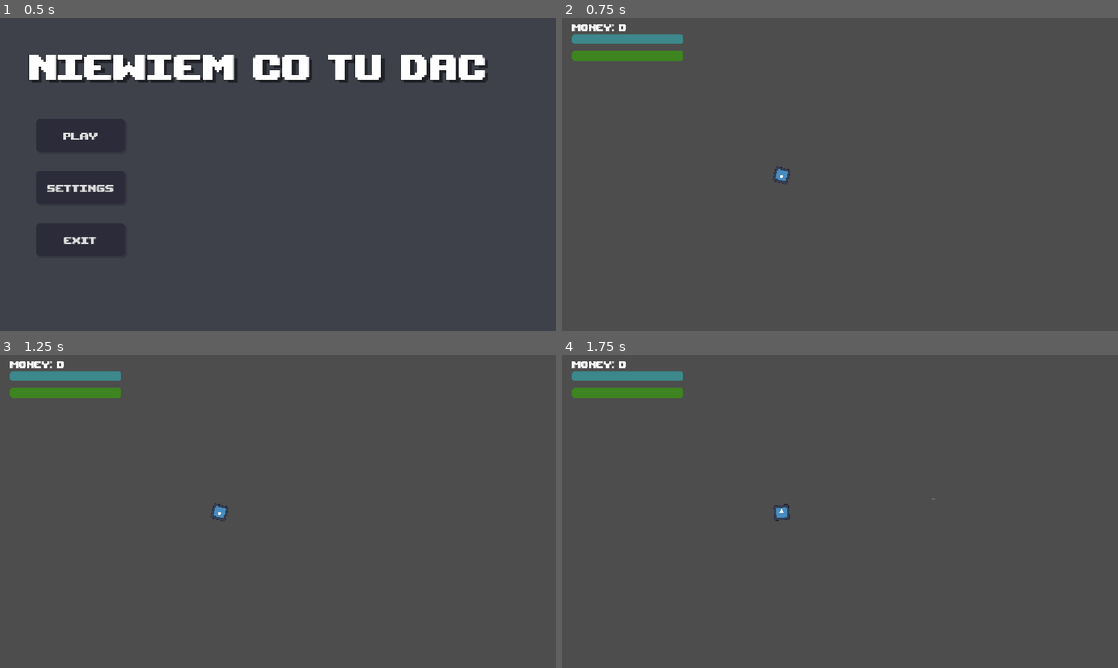
Above: before the commit, frames 1-4 (two rows, left to right).
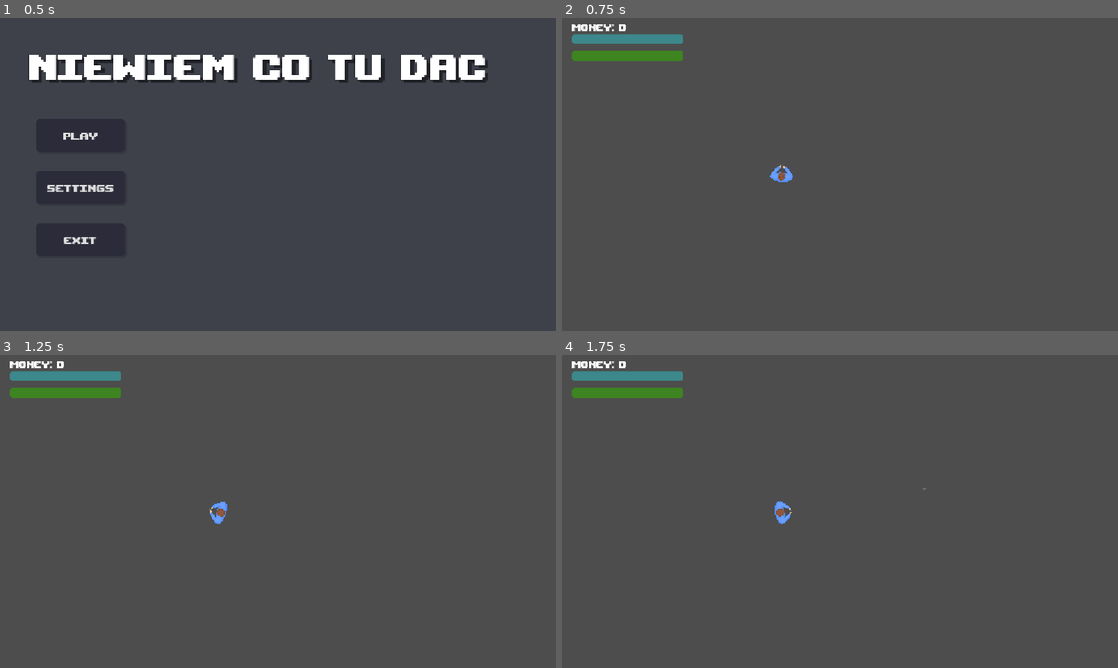
Above: after the commit, the same moments.

Repository: kamil-krecisz/TopDown-Shooting-Game
Game: Godot game, scene res://Scenes/main_menu.tscn
The game is run twice, just before and just after one commit, with the same random seed, the same clock (stepped at 60 frames per second) and the same inputs. The engine's default icon, where the game draws it, is replaced by a stand-in: a white triangle on a blue panel in a dark square.
Inputs (mouse positions are in pixels of both pictures, inside the frame that each line leads up to):
- Up to frame 1 (0.5 s): no input
- Up to frame 2 (0.75 s): click "Play" at 0.5 s
- Up to frame 3 (1.25 s): no input
- Up to frame 4 (1.75 s): tap Enter at 1.25 s; move the mouse to (962, 495) at 1.27 s; click (962, 495) at 1.35 s

Frame 1 is identical in both runs. In frame 2, 0.2% of the frame differs, in the area x 37-42%, y 46-54%; in frame 3, 0.2%; in frame 4, 0.2%, in the area x 38-68%, y 42-54%.

Commit message:
Commit 13th - Updated enemy's and player's sprites, added enemy sound

Diff:
--- a/Scenes/enemy.tscn
+++ b/Scenes/enemy.tscn
@@ -1,24 +1,28 @@
 [gd_scene format=3 uid="uid://qg0mt48njdla"]
 
 [ext_resource type="Script" uid="uid://befo3sogctt0e" path="res://Scripts/enemy.gd" id="1_1f0kj"]
-[ext_resource type="Texture2D" uid="uid://7u23ytwvaas0" path="res://Sprites/enemy.png" id="1_7k104"]
+[ext_resource type="Texture2D" uid="uid://d7oo4ol03g10" path="res://Sprites/Enemy.png" id="2_1f0kj"]
+[ext_resource type="AudioStream" uid="uid://lp0sgvsfrhlk" path="res://Sounds/enemy_sound.mp3" id="3_afpow"]
 
-[sub_resource type="CircleShape2D" id="CircleShape2D_mayyj"]
-radius = 15.0
+[sub_resource type="CapsuleShape2D" id="CapsuleShape2D_bm2uw"]
+radius = 11.0
+height = 42.0
 
-[sub_resource type="CircleShape2D" id="CircleShape2D_fu8ta"]
-radius = 18.027756
+[sub_resource type="CapsuleShape2D" id="CapsuleShape2D_cn0na"]
+radius = 18.0
+height = 42.0
 
 [node name="Enemy" type="CharacterBody2D" unique_id=1528413759]
 script = ExtResource("1_1f0kj")
 
 [node name="Sprite2D" type="Sprite2D" parent="." unique_id=1724002586]
-position = Vector2(9.536743e-07, 0)
-scale = Vector2(0.03, 0.03)
-texture = ExtResource("1_7k104")
+texture_filter = 1
+scale = Vector2(0.78583324, 0.78583324)
+texture = ExtResource("2_1f0kj")
 
 [node name="CollisionShape2D" type="CollisionShape2D" parent="." unique_id=345523136]
-shape = SubResource("CircleShape2D_mayyj")
+position = Vector2(-5, 0)
+shape = SubResource("CapsuleShape2D_bm2uw")
 
 [node name="NavigationAgent2D" type="NavigationAgent2D" parent="." unique_id=408426545]
 
@@ -26,19 +30,24 @@
 visible = false
 modulate = Color(0.13509652, 0.9602726, 0, 1)
 offset_left = -13.0
-offset_top = -24.0
+offset_top = -33.0
 offset_right = 13.0
-offset_bottom = -19.0
+offset_bottom = -28.0
 value = 50.0
 show_percentage = false
 
 [node name="AttackRange" type="Area2D" parent="." unique_id=1361335141]
 
 [node name="AttackRangeShape" type="CollisionShape2D" parent="AttackRange" unique_id=933063922]
-shape = SubResource("CircleShape2D_fu8ta")
+position = Vector2(8, 0)
+shape = SubResource("CapsuleShape2D_cn0na")
 debug_color = Color(0.75417024, 0.18620193, 0.42151955, 0.15686275)
 
 [node name="AttackTimer" type="Timer" parent="." unique_id=199059807]
 
+[node name="AudioPlayer" type="AudioStreamPlayer2D" parent="." unique_id=1493109984]
+stream = ExtResource("3_afpow")
+pitch_scale = 0.6
+
 [connection signal="body_entered" from="AttackRange" to="." method="_on_attack_body_entered"]
 [connection signal="body_exited" from="AttackRange" to="." method="_on_attack_body_exited"]
--- a/Scenes/player.tscn
+++ b/Scenes/player.tscn
@@ -1,22 +1,26 @@
 [gd_scene format=3 uid="uid://dq1gy3mrguy0p"]
 
 [ext_resource type="Script" uid="uid://cv3oqsd8a5062" path="res://Scripts/player.gd" id="1_cvnsp"]
-[ext_resource type="Texture2D" uid="uid://ckoj3k8l55nqe" path="res://Sprites/icon.svg" id="2_6t5aa"]
+[ext_resource type="Texture2D" uid="uid://cistvj1nk8dq2" path="res://Sprites/Player.png" id="2_vgqql"]
 [ext_resource type="AudioStream" uid="uid://brsri0hdps3wf" path="res://Sounds/damage_sound.mp3" id="3_6t5aa"]
 [ext_resource type="AudioStream" uid="uid://cnq02t1oep4cy" path="res://Sounds/gun_shot.mp3" id="4_vgqql"]
 
-[sub_resource type="CircleShape2D" id="CircleShape2D_fu8ta"]
-radius = 15.0
+[sub_resource type="CapsuleShape2D" id="CapsuleShape2D_80d1q"]
+radius = 14.0
+height = 48.0
 
 [node name="Player" type="CharacterBody2D" unique_id=1170544757 groups=["player"]]
 script = ExtResource("1_cvnsp")
 
 [node name="Sprite2D" type="Sprite2D" parent="." unique_id=510316286]
-scale = Vector2(0.25, 0.25)
-texture = ExtResource("2_6t5aa")
+texture_filter = 1
+position = Vector2(4.7683716e-07, 0)
+scale = Vector2(0.7864583, 0.7864584)
+texture = ExtResource("2_vgqql")
+offset = Vector2(5, 0)
 
 [node name="CollisionShape2D" type="CollisionShape2D" parent="." unique_id=429792772]
-shape = SubResource("CircleShape2D_fu8ta")
+shape = SubResource("CapsuleShape2D_80d1q")
 
 [node name="AudioStreamPlayer2D" type="AudioStreamPlayer2D" parent="." unique_id=931114292]
 stream = ExtResource("3_6t5aa")
--- a/Scripts/bullet.gd
+++ b/Scripts/bullet.gd
@@ -14,7 +14,7 @@
 
 func _on_body_entered(body: Node2D):
 	if body.is_in_group("enemy"):
-		body.health -= 15
+		body.take_damage(15)
 		queue_free()
 
 
--- a/Scripts/enemy.gd
+++ b/Scripts/enemy.gd
@@ -5,6 +5,7 @@
 var player
 var direction
 var speed = 7500.0
+var rotation_speed = 3.5
 var health = 100
 @export var worth = 25
 
@@ -17,7 +18,9 @@
 
 
 
-
+func take_damage(value: int):
+	health -= value
+	$AudioPlayer.play()
 
 func _ready():
 
@@ -32,7 +35,7 @@
 		queue_free()
 
 
-	$Sprite2D.rotation = (player.global_position - global_position).angle() # rotating enemy's sprite so that it faces the player
+	$Sprite2D.rotation = lerp_angle($Sprite2D.rotation ,(player.global_position - global_position).angle(), rotation_speed*delta) # rotating enemy's sprite so that it faces the player
 
 	direction = player.global_position - global_position
 	velocity = direction.normalized() * delta * speed
--- a/Scripts/player.gd
+++ b/Scripts/player.gd
@@ -5,13 +5,16 @@
 var Bullet = preload("res://Scenes/bullet.tscn")
 var mouse_position: Vector2
 @export var speed = 20000.0
+var sprint_value = 1
+var can_sprint = true
 var upgraded_speed = 1
 
 @export var stamina = 100.0
 @export var health = 100.0
 var health_regeneration = 1.0
-var sprint_value = 1
-var can_sprint = true
+
+var rotation_speed : float = 7.0
+
 signal stamina_change(new_stamina_value)
 signal health_change(new_health_value)
 signal taking_damage_shake()
@@ -35,7 +38,7 @@
 
 func _physics_process(delta):
 	mouse_position = get_global_mouse_position() - global_position
-	rotation = mouse_position.angle()
+	rotation = lerp_angle(rotation, mouse_position.angle(), rotation_speed * delta) # Smooth rotation of the player
 	character_direction.y = Input.get_axis("W_down","S_down")
 	character_direction.x = Input.get_axis("A_down","D_down")
 	character_direction = character_direction.normalized()
Not shown, added: Sounds/enemy_sound.mp3.import
Binary file added: Sprites/Player.png
Not shown, changed: Sprites/Player.png.import
Binary file changed: Sprites/enemy.png
Not shown, added: Sounds/enemy_sound.mp3
